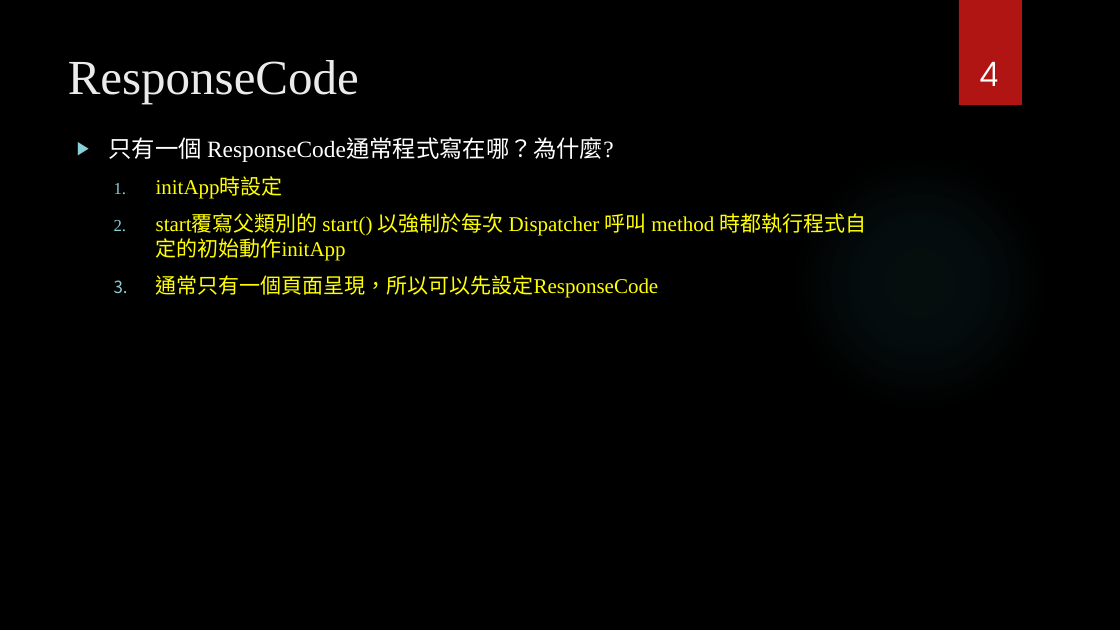
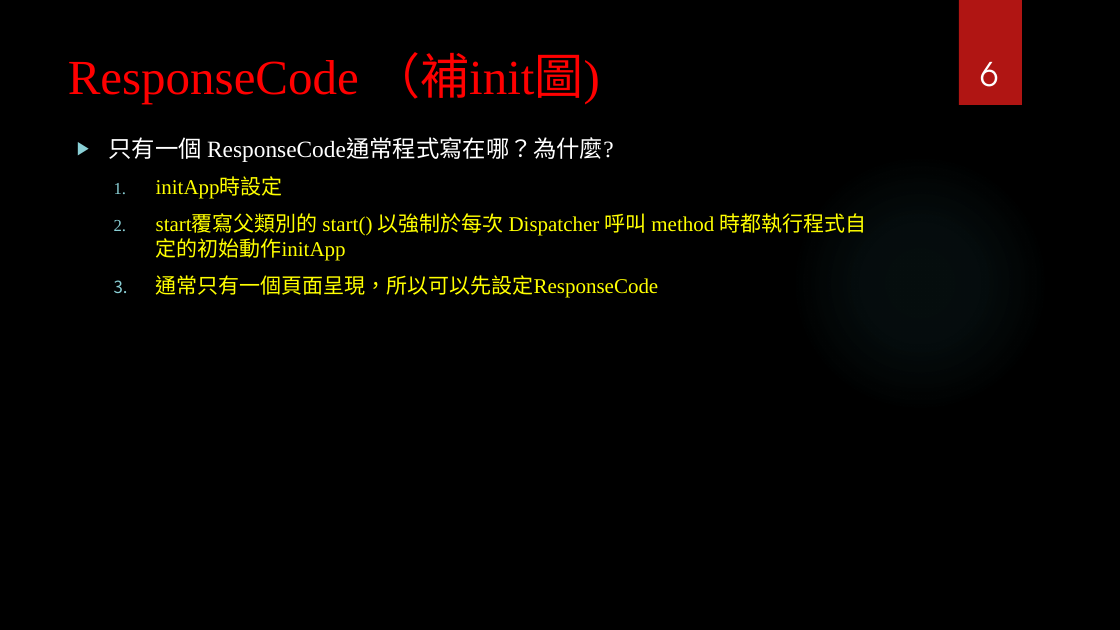
Before and after one commit to Szying/Js_Tools, a slide deck: slide 6 of 補充報告.pptx (slide 4 before the commit). Drawn at 1120x630 pixels with LibreOffice and Linux fonts; fonts in the diff are those of the drawing; background and template pictures are left out. Boxes give left, top, right and bottom in pixels: in the first picture for what was removed or moved away, otherwise in the second. Text is boxed around its words. In the diff, an @@ line names an element or a change of style, - is before the commit and + after.

```diff
--- a/補充報告.pptx
+++ b/補充報告.pptx
@@ title at (68,52,600,105): text changed; text colour #EBEBEB to #FF0000 @@
-ResponseCode
+ResponseCode （補init圖)
@@ page number at (980,62,998,87): text changed @@
-4
+6
```
Also in this commit, not shown: 17 other slides changed, 1 slide added, 6 slides removed.
